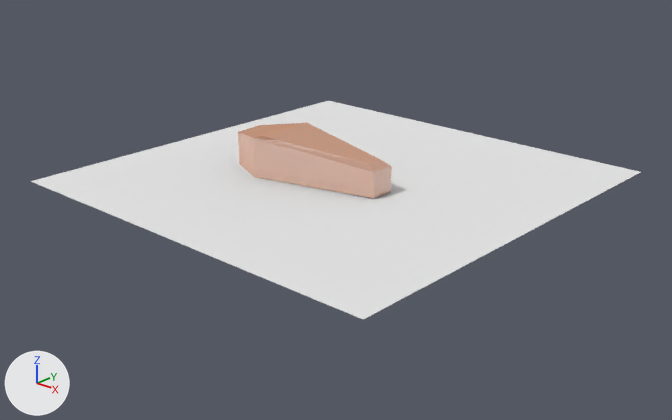
Two versions of the Blender file coffin.blend, one commit apart.
Before and after are seen from a 50 mm camera at (20.92, -21.51, 11.1) aimed at (0.84, 0.57, -0.36). Lighting does not change. The marker at lower left points along +X, +Y and +Z.
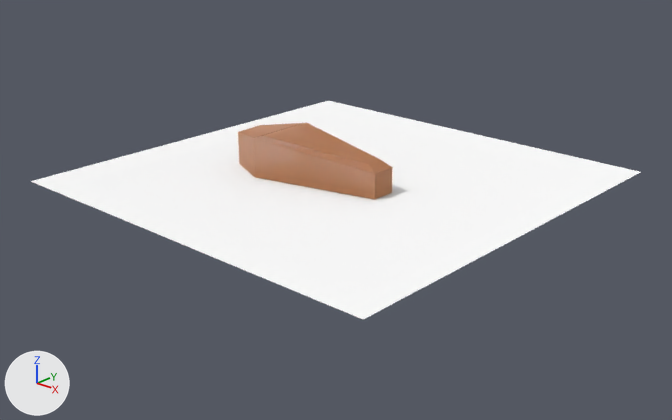
Location of each change, [x1, y1, x2, y2] in pixels of the pictures (672 x 420 px):
'Cube', recoloured, reshaped: [31, 101, 640, 319] in both
part 1 of me_cube, built on: before [253, 136, 392, 198]; after [253, 136, 393, 200]

Edits to the bpy script that builds the scene:
```text
Change mat_material_001:
    remove n1 = _N.new('ShaderNodeBsdfAnisotropic'); n1.name = 'Glossy BSDF'
    remove n1.distribution = 'GGX'
    remove n1.inputs[1].default_value = 0.0  # 'Roughness'
    where n3 = _N.new('ShaderNodeBsdfDiffuse'); n3.name = 'Diffuse BSDF'
    n3.inputs[1].default_value: 3.833 -> 0.392  # 'Roughness'
    add n4 = _N.new('ShaderNodeBsdfGlass'); n4.name = 'Glass BSDF'
    add n4.distribution = 'BECKMANN'
    add n4.inputs[0].default_value = (0.936, 0.98, 1.0, 1.0)  # 'Color', white #f8fdff
    add n4.inputs[1].default_value = 0.747  # 'Roughness'
    add n4.inputs[2].default_value = 1.45  # 'IOR'
    where n2 = _N.new('ShaderNodeMixShader'); n2.name = 'Mix Shader'
    remove _L.new(n1.outputs[0], n2.inputs[2])  # 'BSDF' to 'Shader'
    add _L.new(n4.outputs[0], n2.inputs[2])  # 'BSDF' to 'Shader'
Change mat_material_003:
    mat_material_003.base_color: (0.8, 0.8, 0.8) -> (1.0, 1.0, 1.0)  # white #e7e7e7 -> white #ffffff
Change me_cube:
    used by ob_cube; location = (0.71, 0.35, 1.09); scale = (1.8, 1.0, 1.0)
    remove me_cube.from_pydata(...)  # 22 vertices, 15 faces, 2 loose edges; spans x -4.26..4.04, y -6.66..8.28, z -0.53..1.08
    add me_cube.from_pydata(...)  # 40 vertices, 21 faces, 8 loose edges; spans x -4.26..4.04, y -6.66..8.28, z -0.53..1.08
    me_cube part 1
    4 faces are deleted
    4 vertices move from x 1.18, y -0.16..0.72, z -0.43..0.45 to x -1.32..1.22, y -1.27..1.19, z -0.45..0.43
    18 vertices are added at x -2.13..1.22, y -1.27..1.19, z -0.53..0.12
    6 loose edges are added
    10 new faces join them, mat_material_001
```
